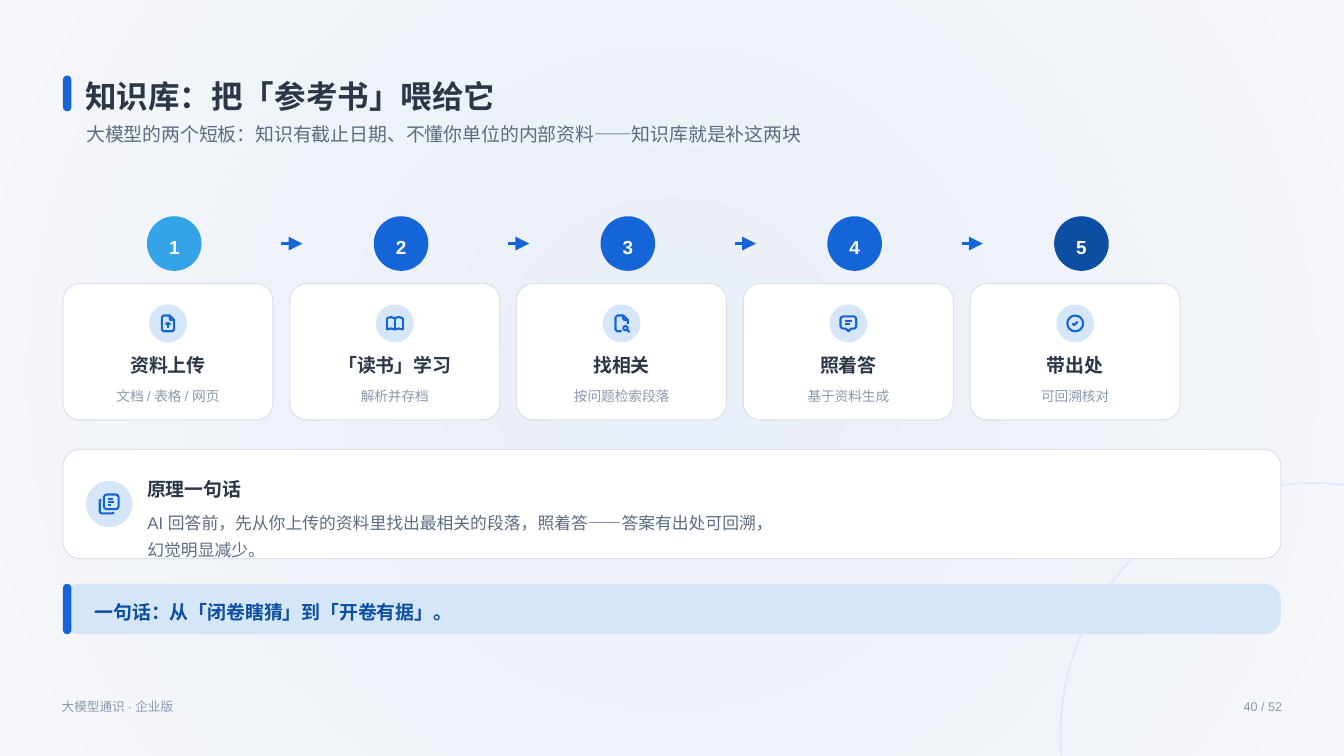
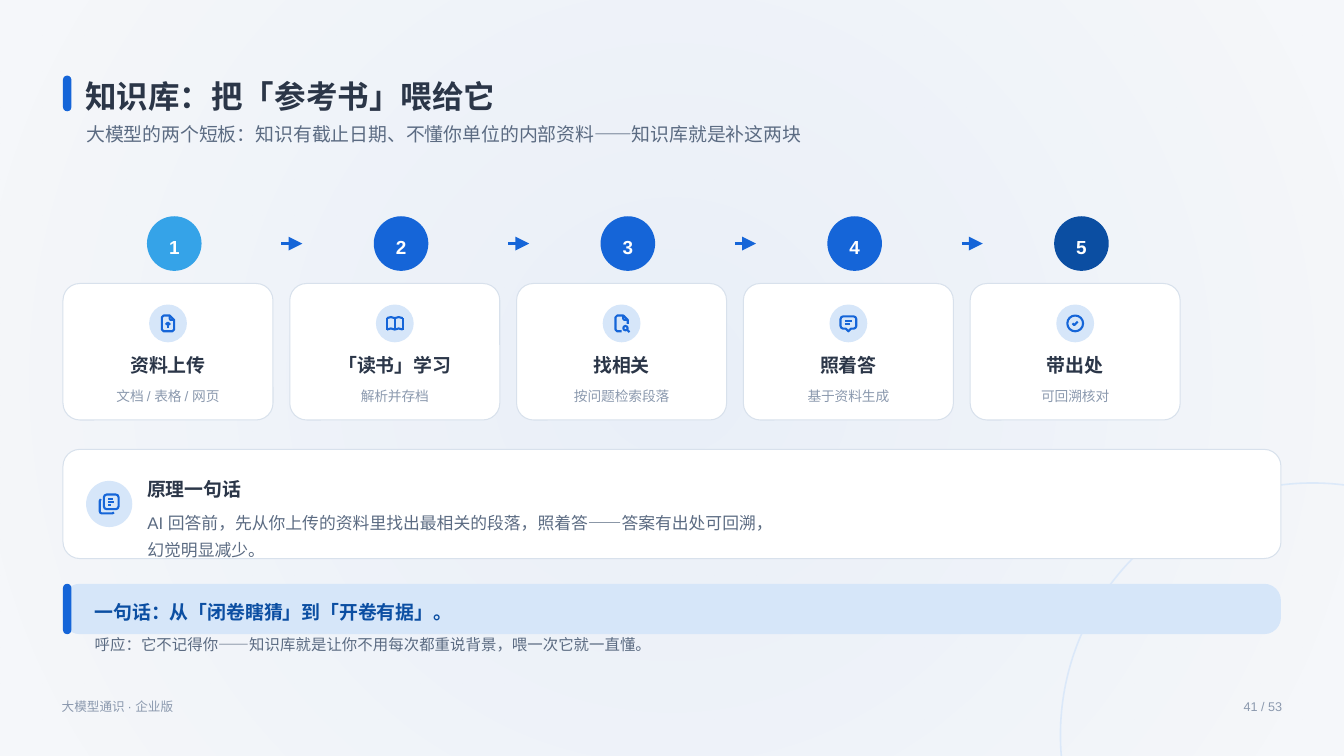
Before and after one commit to swift3000/qiyepinpeixun, a slide deck: slide 41 of 企业AI培训_交付包/初级课程_完整交付包/03_PPT课件/通用基础_PPT1_v3.pptx (slide 40 before the commit). Drawn at 1344x756 pixels with LibreOffice and Linux fonts; fonts in the diff are those of the drawing. Boxes give left, top, right and bottom in pixels: in the first picture for what was removed or moved away, otherwise in the second. Text is boxed around its words. In the diff, an @@ line names an element or a change of style, - is before the commit and + after.

Commit message:
T27: 初级 v3.6 小白动手闭环 52到53页
新P33你的前3句话(第一次交互逐字脚本)+P2名词22词+P16它不记得你+P23改稿5句+P50失望谷+P40呼应+P25练习去重7到1+md全同步9docx重转+顺手修5处悬空图片

```diff
--- a/企业AI培训_交付包/初级课程_完整交付包/03_PPT课件/通用基础_PPT1_v3.pptx
+++ b/企业AI培训_交付包/初级课程_完整交付包/03_PPT课件/通用基础_PPT1_v3.pptx
@@ text added at (95, 637, 651, 652), 11 pt, text #5B6B82 @@
+呼应：它不记得你——知识库就是让你不用每次都重说背景，喂一次它就一直懂。
@@ text at (1244, 702, 1282, 711): text changed @@
-40 / 52
+41 / 53
```
Also in this commit, not shown: 42 other slides changed, 1 slide added, 20 other files.
